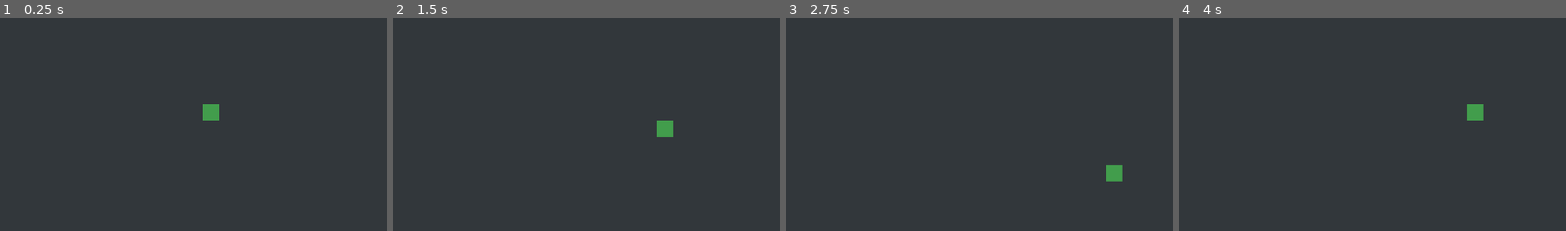
Above: before the commit, frames 1-4 (left to right).
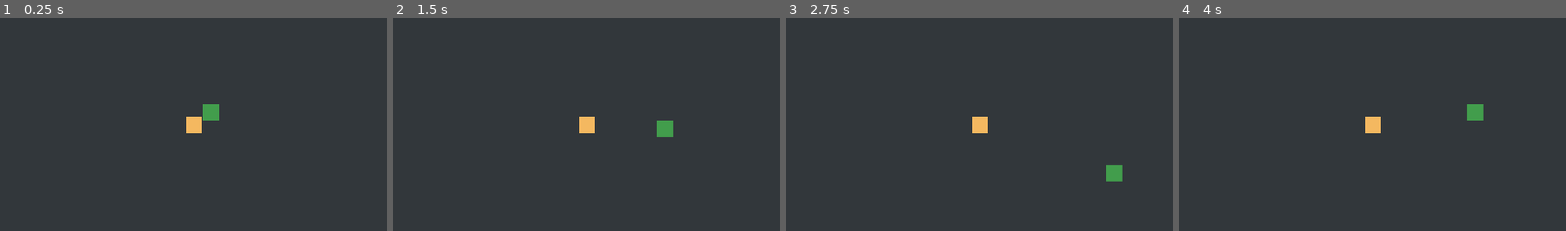
Above: after the commit, the same moments.

Repository: ProgrammingLogic/GoDot-SnakeGame
Game: Godot game, scene res://src/main.tscn
The game is run twice, just before and just after one commit, with the same random seed, the same clock (stepped at 60 frames per second) and the same inputs.
Inputs:
- Up to frame 1 (0.25 s): no input
- Up to frame 2 (1.5 s): tap Enter at 0.5 s; hold Right (turn_right) 0.53-1.28 s; hold Down (turn_down) from 1.28 s (still down)
- Up to frame 3 (2.75 s): release Down (turn_down) at 2.03 s; hold Right (turn_right) from 2.03 s (still down)
- Up to frame 4 (4 s): release Right (turn_right) at 2.78 s; hold Up (turn_up) 2.78-3.53 s; hold Left (turn_left) from 3.53 s (still down)
The pictures show only the part of the screen within x 24-74%, y 29-79%; the shares and areas given below are measured in that part.

The runs differ from the first frame. In frame 1, 0.3% of the frame differs, in the area x 48-53%, y 46-55%; in frame 2, 0.3%; in frame 3, 0.3%; in frame 4, 0.3%.

Commit message:
Implement coin

Diff:
--- a/src/main.gd
+++ b/src/main.gd
@@ -18,6 +18,8 @@
 	$Snake.start()
 	$GameTimer.start()
 
+	create_coin()
+
 
 func _on_game_timer_timeout():
 	$HUD.update_timer()
@@ -35,4 +37,15 @@
 
 
 func create_coin():
+	var game_area_size = get_game_area_size()
 	var coin = coin_scene.instantiate()
+
+	var min_x = $GameArea.position.x
+	var min_y = $GameArea.position.y
+	var max_x = game_area_size.x
+	var max_y = game_area_size.y
+
+	coin.position.x = randf_range(min_x, max_x)
+	coin.position.y = randf_range(min_y, max_y)
+
+	add_child(coin)
